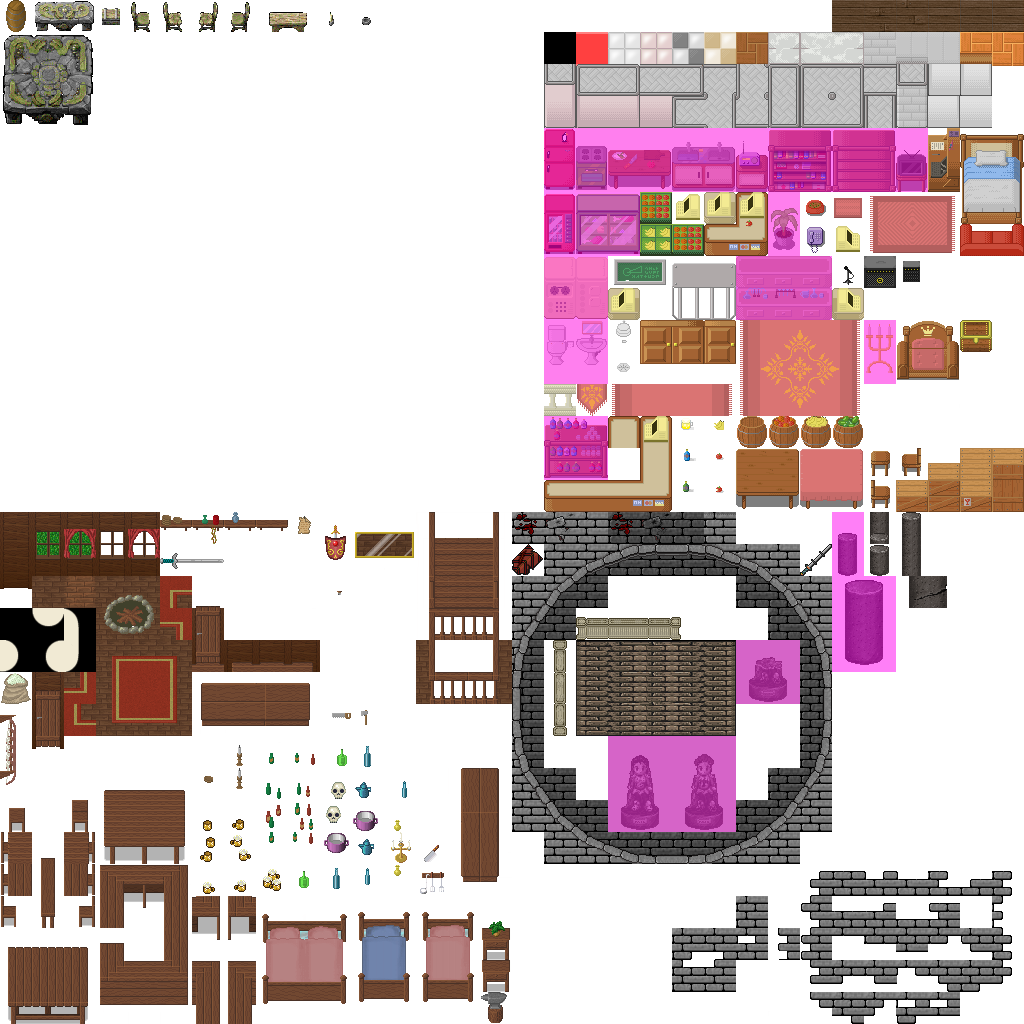
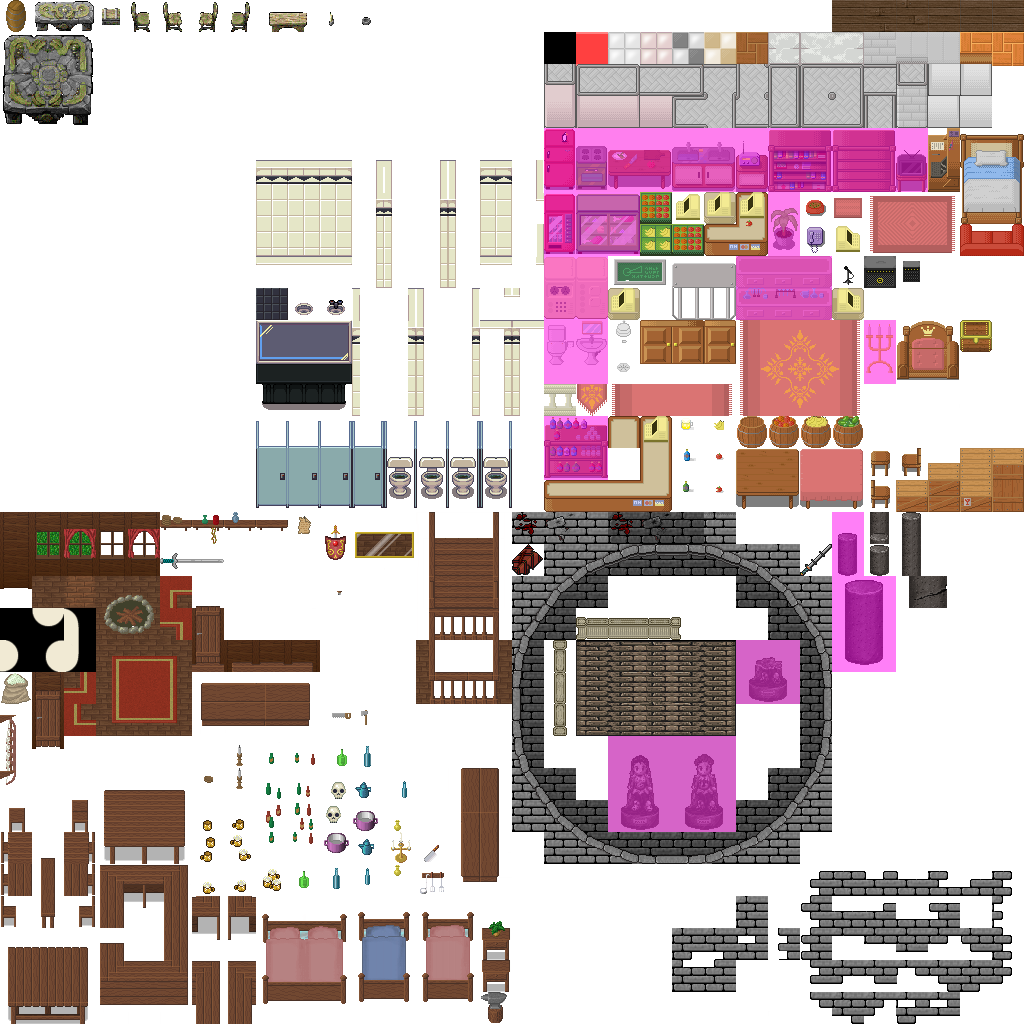
The second 1024x1024 image is a revision of the first. Changes to its layers:
painted on "Hintergrund" over [256, 160, 544, 508]
